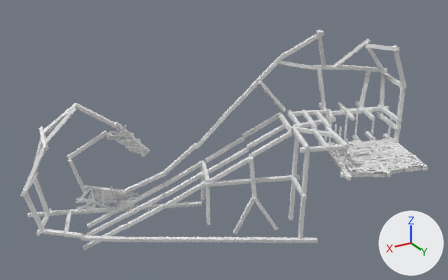
Renders of the FBX model Assets/Art/Environment/Wood_Zone.fbx from each side of a commit.
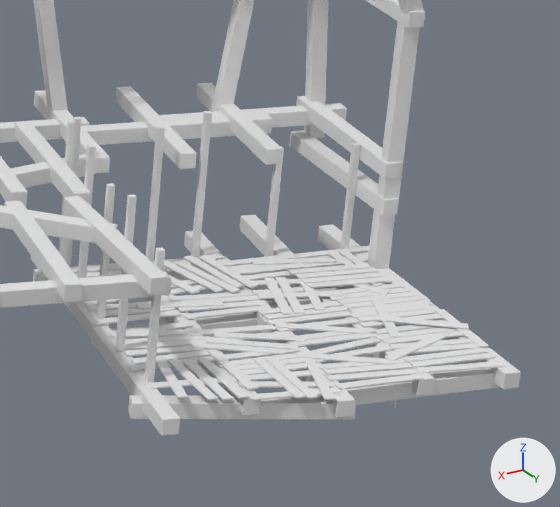
The first picture shows the older version from a 50 mm camera at (109.1, 42.2, 31.2) aimed at (70.7, -21.8, -0.7). The close-ups show both versions on the part from 69% to 98% of the width and 30% to 70% of the height of that picture; other places that the commit changed are outside them. The axes (+X, +Y, +Z) are drawn at lower right. The lights are the same throughout. Where no turn or scale is listed for an object, it has been applied to the vertices.

The older version as bpy lines, for what is in view:
```python
me_mesh_003 = bpy.data.meshes.new('Mesh.003')
me_mesh_003.from_pydata(...)  # 1376 vertices, 1464 faces; spans x -4.0..15.6, y -2.5..16.0, z -13.4..6.7
me_mesh_005 = bpy.data.meshes.new('Mesh.005')
me_mesh_005.from_pydata(...)  # 552 vertices, 598 faces; spans x -4.16..2.04, y 3.54..9.04, z -0.08..0.06
me_mesh_006 = bpy.data.meshes.new('Mesh.006')
me_mesh_006.from_pydata(...)  # 672 vertices, 728 faces; spans x 0.47..6.58, y 1.58..8.18, z -0.08..0.02
me_mesh_007 = bpy.data.meshes.new('Mesh.007')
me_mesh_007.from_pydata(...)  # 528 vertices, 572 faces; spans x -1.64..4.96, y -2.86..2.65, z -0.08..0.05
me_mesh_008 = bpy.data.meshes.new('Mesh.008')
me_mesh_008.from_pydata(...)  # 720 vertices, 780 faces; spans x -6.11..0.67, y -0.81..5.44, z -0.08..0.06
ob_maderasa_1 = bpy.data.objects.new('MaderasA_1', me_mesh_005)
ob_maderasa_1.location = (53.67, -14.92, -2.75)
ob_maderasa_2 = bpy.data.objects.new('MaderasA_2', me_mesh_006)
ob_maderasa_2.location = (53.67, -14.92, -2.75)
ob_maderasa_4 = bpy.data.objects.new('MaderasA_4', me_mesh_007)
ob_maderasa_4.location = (53.67, -14.92, -2.75)
ob_maderasa_5 = bpy.data.objects.new('MaderasA_5', me_mesh_008)
ob_maderasa_5.location = (53.67, -14.92, -2.75)
ob_maderasb_4 = bpy.data.objects.new('MaderasB_4', me_mesh_003)
ob_maderasb_4.location = (49.69, -21.46, 5.53)
```
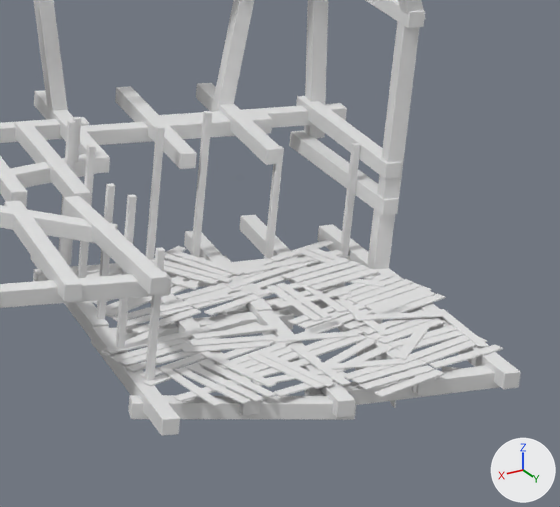
Where the change shows, as pixel boxes (x1, y1, x2, y2) in the close-ups (560 x 507 px):
'MaderasA_2', mesh turned, moved
    before: (111, 321, 342, 401)
    after: (100, 318, 351, 407)
'MaderasA_1', mesh turned, moved
    before: (275, 300, 506, 390)
    after: (273, 299, 503, 397)
'MaderasA_5', mesh turned, moved
    before: (219, 246, 437, 325)
    after: (226, 239, 446, 331)
'MaderasA_4', mesh turned, moved
    before: (71, 253, 267, 325)
    after: (86, 246, 271, 334)

The change, as a diff of the scene's bpy script:
```diff
--- a/Assets/Art/Environment/Wood_Zone.fbx.py
+++ b/Assets/Art/Environment/Wood_Zone.fbx.py
@@ me_mesh_006 @@
 me_mesh_006.from_pydata(...)  # 672 vertices, 728 faces; spans x 0.47..6.58, y 1.58..8.18, z -0.08..0.02
 # used by ob_maderasa_2; location = (53.67, -14.92, -2.75)
+# me_mesh_006 part 4: the whole mesh is turned 20.4 degrees about the z axis through its middle, then moved by (-3.53, -4.88, 0.03)
@@ me_mesh_005 @@
 me_mesh_005.from_pydata(...)  # 552 vertices, 598 faces; spans x -4.16..2.04, y 3.54..9.04, z -0.08..0.06
 # used by ob_maderasa_1; location = (53.67, -14.92, -2.75)
+# me_mesh_005 part 3: the whole mesh is turned 19.9 degrees about the z axis through its middle, then moved by (1.06, -6.29, 0.01)
@@ me_mesh_007 @@
 me_mesh_007.from_pydata(...)  # 528 vertices, 572 faces; spans x -1.64..4.96, y -2.86..2.65, z -0.08..0.05
 # used by ob_maderasa_4; location = (53.67, -14.92, -2.75)
+# me_mesh_007 part 2: the whole mesh is turned 21 degrees about the z axis through its middle, then moved by (-1.66, 0.1, 0.02)
@@ me_mesh_008 @@
 me_mesh_008.from_pydata(...)  # 720 vertices, 780 faces; spans x -6.11..0.67, y -0.81..5.44, z -0.08..0.06
 # used by ob_maderasa_5; location = (53.67, -14.92, -2.75)
+# me_mesh_008 part 1: the whole mesh is turned 19.9 degrees about the z axis through its middle, then moved by (2.72, -2.32, 0.01)
@@ ob_maderasa_2 @@
 ob_maderasa_2 = bpy.data.objects.new('MaderasA_2', me_mesh_006)
-ob_maderasa_2.location = (53.67, -14.92, -2.75)
+ob_maderasa_2.location = (57.2, -10.04, -2.78)
@@ ob_maderasa_1 @@
 ob_maderasa_1 = bpy.data.objects.new('MaderasA_1', me_mesh_005)
-ob_maderasa_1.location = (53.67, -14.92, -2.75)
+ob_maderasa_1.location = (52.61, -8.63, -2.76)
@@ ob_maderasa_4 @@
 ob_maderasa_4 = bpy.data.objects.new('MaderasA_4', me_mesh_007)
-ob_maderasa_4.location = (53.67, -14.92, -2.75)
+ob_maderasa_4.location = (55.33, -15.02, -2.76)
@@ ob_maderasa_5 @@
 ob_maderasa_5 = bpy.data.objects.new('MaderasA_5', me_mesh_008)
-ob_maderasa_5.location = (53.67, -14.92, -2.75)
+ob_maderasa_5.location = (50.95, -12.6, -2.76)
```
